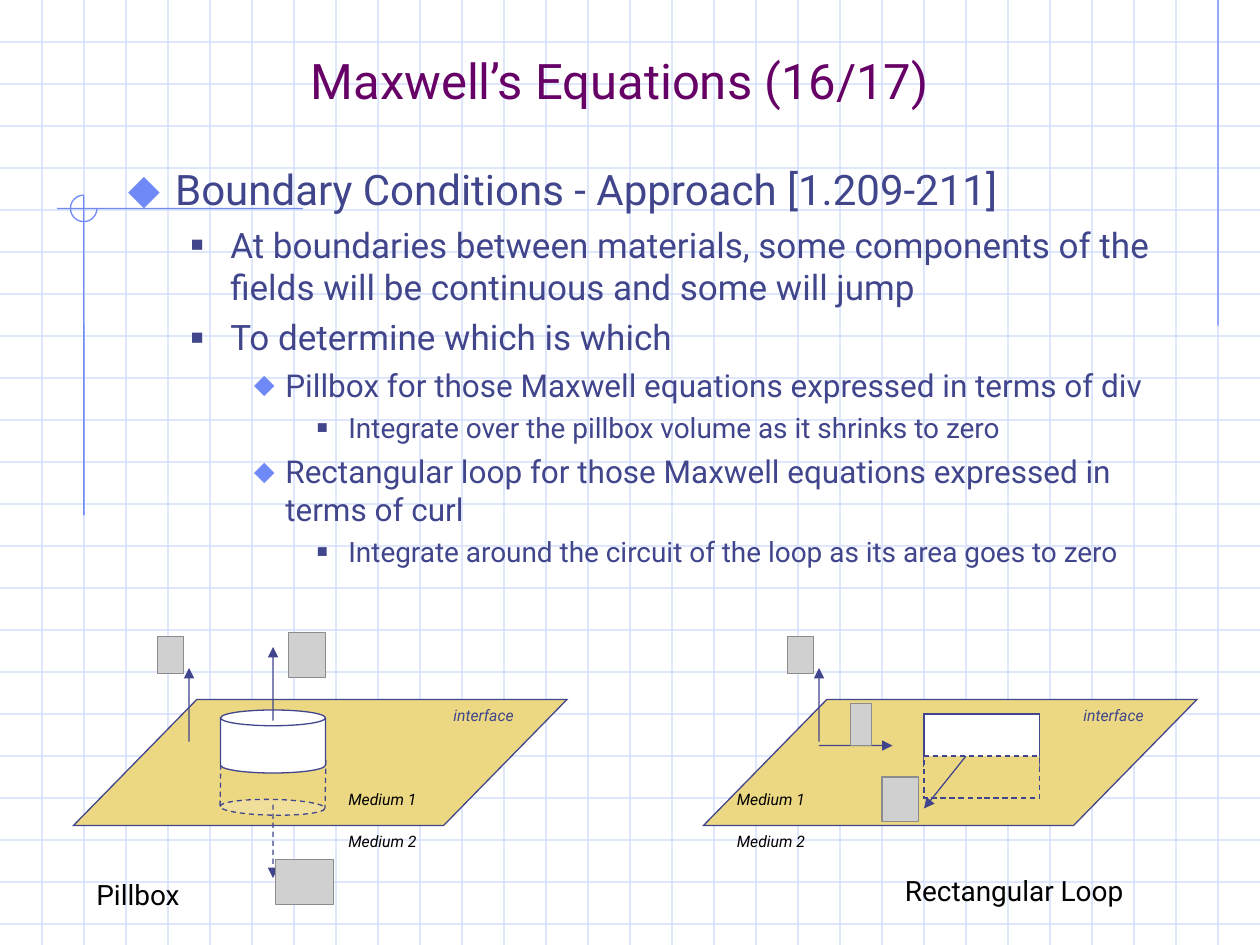
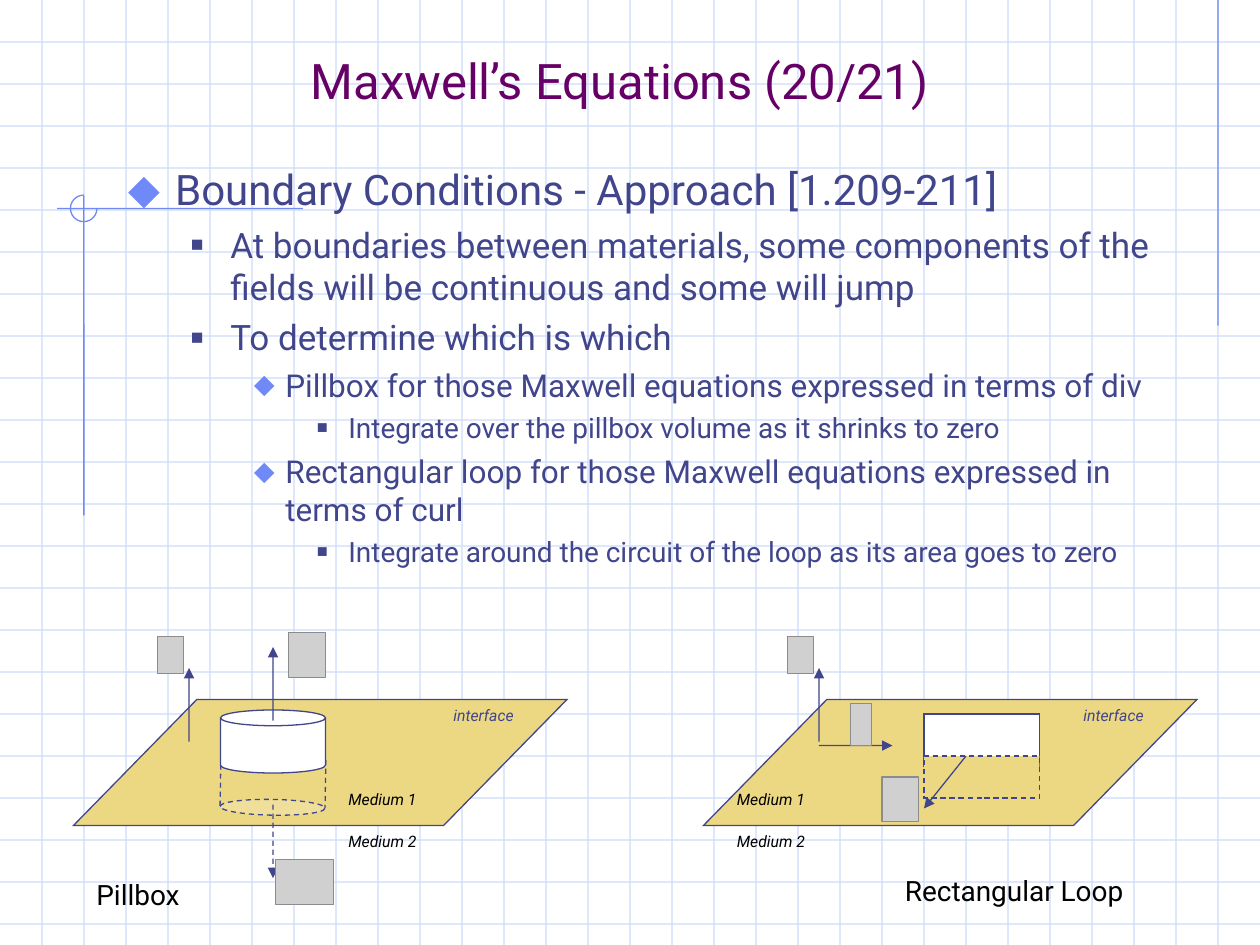
Before and after one commit to gravmath/Projects, a slide deck: slide 23 of PowerPoint/EM_notes.ppt (slide 19 before the commit). Drawn at 1260x945 pixels with LibreOffice and Linux fonts; fonts in the diff are those of the drawing; grey boxes stand for pictures; background and template pictures are left out. Boxes give left, top, right and bottom in pixels: in the first picture for what was removed or moved away, otherwise in the second. Text is boxed around its words. In the diff, an @@ line names an element or a change of style, - is before the commit and + after.

```diff
--- a/PowerPoint/EM_notes.ppt
+++ b/PowerPoint/EM_notes.ppt
@@ title at (x1=311, y1=60, x2=928, y2=110): text changed @@
-Maxwell’s Equations (16/17)
+Maxwell’s Equations (20/21)
```
Also in this commit, not shown: 18 other slides changed, 4 slides added, 2 other files.
